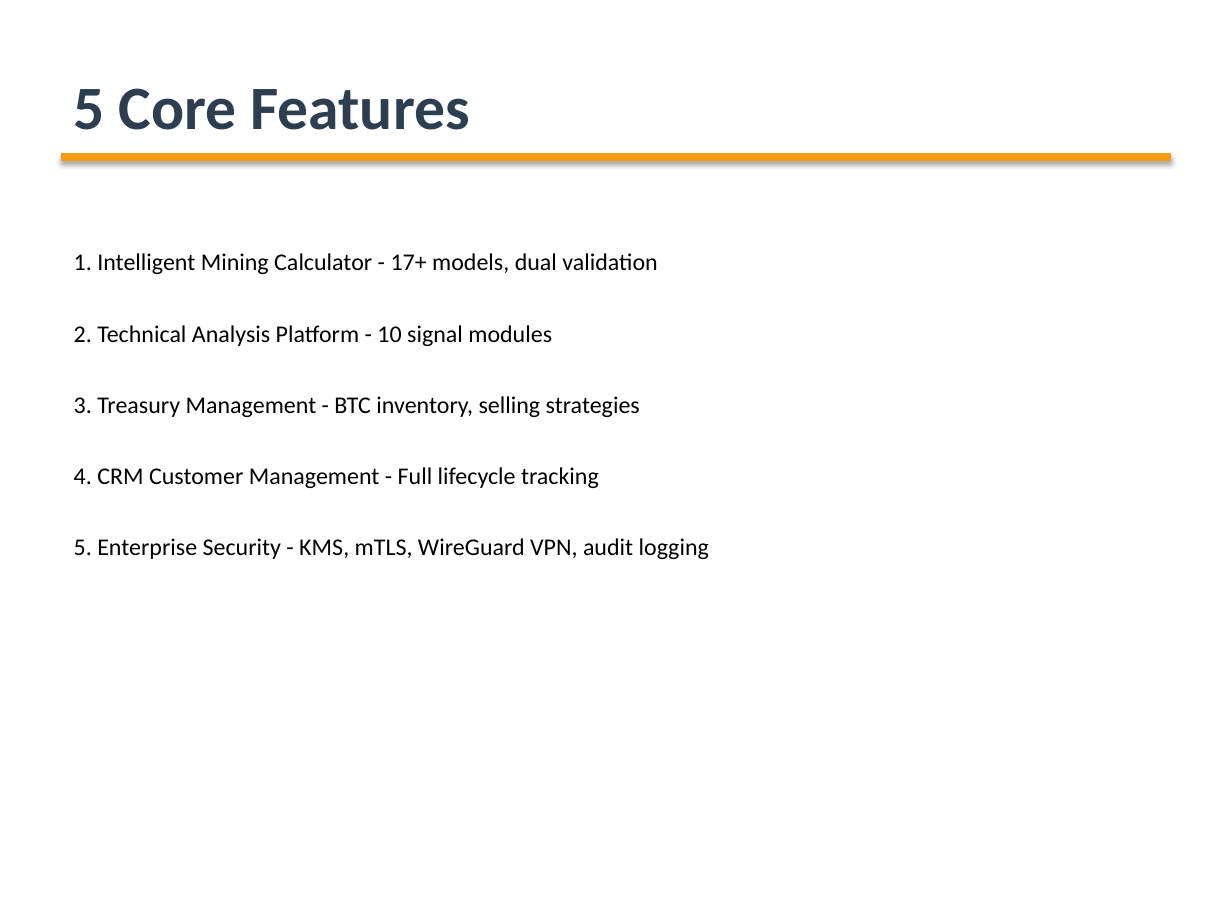
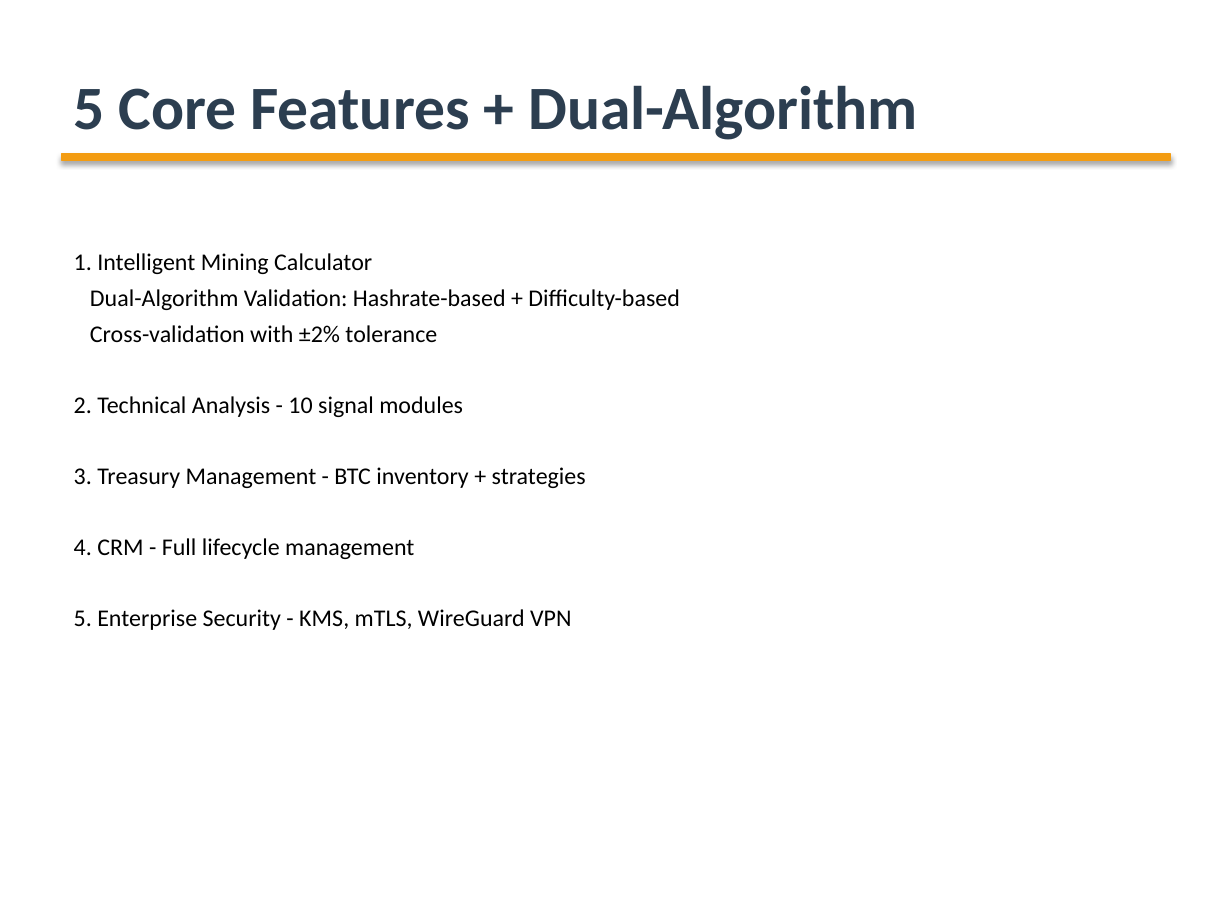
Before and after one commit to ArabotHXL/BTC_project, a slide deck: slide 3 of HashInsight_Product_Introduction_EN.pptx. Drawn at 1232x924 pixels with LibreOffice and Linux fonts; fonts in the diff are those of the drawing. Boxes give left, top, right and bottom in pixels: in the first picture for what was removed or moved away, otherwise in the second. Text is boxed around its words. In the diff, an @@ line names an element or a change of style, - is before the commit and + after.

```diff
--- a/HashInsight_Product_Introduction_EN.pptx
+++ b/HashInsight_Product_Introduction_EN.pptx
@@ text at [74, 85, 918, 140]: text changed @@
-5 Core Features
+5 Core Features + Dual-Algorithm
@@ text at [74, 253, 680, 630]: text changed @@
-1. Intelligent Mining Calculator - 17+ models, dual validation
-2. Technical Analysis Platform - 10 signal modules
-3. Treasury Management - BTC inventory, selling strategies
-4. CRM Customer Management - Full lifecycle tracking
-5. Enterprise Security - KMS, mTLS, WireGuard VPN, audit logging
+1. Intelligent Mining Calculator
+Dual-Algorithm Validation: Hashrate-based + Difficulty-based
+Cross-validation with ±2% tolerance
+2. Technical Analysis - 10 signal modules
+3. Treasury Management - BTC inventory + strategies
+4. CRM - Full lifecycle management
+5. Enterprise Security - KMS, mTLS, WireGuard VPN
```
Also in this commit, not shown: 4 other slides changed, 2 slides added, 2 slides removed, 18 other files.
